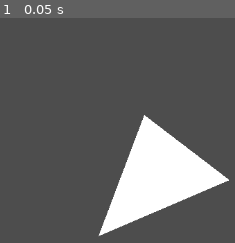
Above: before the commit, frame 1.
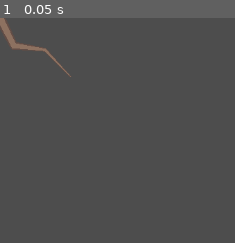
Above: after the commit, the same moment.

Repository: DeanNevan/RootsOfLife
Game: Godot game, scene res://src/test/Test.tscn
Same seed, same stepped clock (60 frames per second), same inputs: the game is played once before the commit and once after it. The project has no main scene, so this scene is started directly.
Inputs:
- Up to frame 1 (0.05 s): no input

The runs differ from the first frame. In frame 1, 14% of the frame differs, in the area x 0-98%, y 0-97%.

Commit message:
在Test.tscn里写画笔功能

Diff:
--- a/src/main/PlantElement/TreeLike/Roots/RootsLine.tscn
+++ b/src/main/PlantElement/TreeLike/Roots/RootsLine.tscn
@@ -1,31 +1,15 @@
-[gd_scene load_steps=5 format=3 uid="uid://dmx5rkb7w3r37"]
+[gd_scene load_steps=3 format=3 uid="uid://dmx5rkb7w3r37"]
 
 [ext_resource type="Script" path="res://src/main/PlantElement/TreeLike/Roots/RootsLine.gd" id="1_leh04"]
 [ext_resource type="PackedScene" uid="uid://cor5raih46oms" path="res://src/main/PlantElement/TreeLike/TreeLikeLine.tscn" id="1_tlcj8"]
 
-[sub_resource type="Curve" id="Curve_gryu4"]
-_data = [Vector2(0, 0.9), 0.0, 0.0, 0, 0, Vector2(0.829146, 0.563636), -0.417483, -0.417483, 0, 0, Vector2(1, 0.145455), -1.9297, 0.0, 0, 0]
-point_count = 3
-
-[sub_resource type="Curve" id="Curve_s1a72"]
-_data = [Vector2(0, 0.9), 0.0, 0.0, 0, 0, Vector2(0.829146, 0.563636), -0.417483, -0.417483, 0, 0, Vector2(1, 0.145455), -1.9297, 0.0, 0, 0]
-point_count = 3
-
 [node name="RootsLine" instance=ExtResource("1_tlcj8")]
 script = ExtResource("1_leh04")
 
-[node name="LineTextureBorder" parent="." index="0"]
-points = PackedVector2Array(27, 108, 277, 160, 274, 3, 450, 75)
-width = 12.0
-width_curve = SubResource("Curve_gryu4")
-default_color = Color(0.384314, 0.301961, 0.27451, 1)
+[node name="LineTexture" parent="." index="0"]
+default_color = Color(0.552941, 0.443137, 0.376471, 1)
 begin_cap_mode = 1
 end_cap_mode = 1
 
-[node name="LineTexture" parent="." index="1"]
-points = PackedVector2Array(27, 108, 277, 160, 274, 3, 450, 75)
-width = 7.0
-width_curve = SubResource("Curve_s1a72")
-default_color = Color(0.552941, 0.443137, 0.376471, 1)
-begin_cap_mode = 1
-end_cap_mode = 1
+[node name="LineTextureBorder" parent="LineTexture" index="0"]
+default_color = Color(0.384314, 0.301961, 0.27451, 1)
--- a/src/main/PlantElement/TreeLike/TreeLike.tscn
+++ b/src/main/PlantElement/TreeLike/TreeLike.tscn
@@ -1,8 +1,7 @@
-[gd_scene load_steps=4 format=3 uid="uid://bvpccon01cm7m"]
+[gd_scene load_steps=3 format=3 uid="uid://bvpccon01cm7m"]
 
 [ext_resource type="PackedScene" uid="uid://b4r2oxwexlac6" path="res://src/main/PlantElement/PlantElement.tscn" id="1_ksa3u"]
 [ext_resource type="Script" path="res://src/main/PlantElement/TreeLike/TreeLike.gd" id="2_ea8lh"]
-[ext_resource type="PackedScene" uid="uid://cor5raih46oms" path="res://src/main/PlantElement/TreeLike/TreeLikeLine.tscn" id="3_7r605"]
 
 [node name="TreeLike" instance=ExtResource("1_ksa3u")]
 script = ExtResource("2_ea8lh")
@@ -12,5 +11,3 @@
 
 [node name="TreeLikeLines" type="Node2D" parent="." index="1"]
 unique_name_in_owner = true
-
-[node name="TreeLikeLine" parent="TreeLikeLines" index="0" instance=ExtResource("3_7r605")]
--- a/src/main/PlantElement/TreeLike/TreeLikeLine.gd
+++ b/src/main/PlantElement/TreeLike/TreeLikeLine.gd
@@ -1,15 +1,22 @@
-extends Node2D
+extends Line2D
 class_name TreeLikeLine
 
-var points := []
+enum Status {
+	BUILDING,
+	NORMAL
+}
+var status : Status = Status.BUILDING
 
 @onready var _SubLines = %SubLines
 @onready var _AreaLine = %AreaLine
 @onready var _LineTexture = %LineTexture
-@onready var _PolygonTexture = %PolygonTexture
+@onready var _LineTextureBorder = %LineTextureBorder
+
+var parent_line : TreeLikeLine
 
 # Called when the node enters the scene tree for the first time.
 func _ready():
+	default_color.a = 0
 	pass # Replace with function body.
 
 
@@ -17,7 +24,32 @@
 func _process(delta):
 	pass
 
-func init_texture_line():
+func set_status(_status : Status):
+	status = _status
+	if status == Status.BUILDING:
+		modulate.a = 0.5
+	elif status == Status.NORMAL:
+		modulate.a = 1
+
+func set_points(_points : PackedVector2Array):
+	points = _points
+	update_line_texture()
+
+func begin_build():
+	set_status(Status.BUILDING)
+	_AreaLine.monitorable = false
+	_AreaLine.monitoring = false
+
+func finish_build():
+	set_status(Status.NORMAL)
+	_AreaLine.monitorable = true
+	_AreaLine.monitoring = true
+	update_line_texture()
+	init_line_area()
+
+func update_line_texture():
+	_LineTexture.points = points
+	_LineTextureBorder.points = points
 	pass
 
 func init_line_area():
@@ -33,6 +65,7 @@
 
 func add_sub_line(sub_line : TreeLikeLine):
 	_SubLines.add_child(sub_line)
+	sub_line.parent_line = self
 
 func get_sub_lines() -> Array:
 	return _SubLines.get_children()
--- a/src/main/PlantElement/TreeLike/TreeLikeLine.tscn
+++ b/src/main/PlantElement/TreeLike/TreeLikeLine.tscn
@@ -1,16 +1,24 @@
-[gd_scene load_steps=3 format=3 uid="uid://cor5raih46oms"]
+[gd_scene load_steps=4 format=3 uid="uid://cor5raih46oms"]
 
 [ext_resource type="Script" path="res://src/main/PlantElement/TreeLike/TreeLikeLine.gd" id="1_oac7p"]
 [ext_resource type="Script" path="res://src/main/utils/DetectArea2D.gd" id="2_0daqk"]
 
+[sub_resource type="Curve" id="Curve_sag5m"]
+_data = [Vector2(0, 1), 0.0, 0.0, 0, 0, Vector2(0.995261, 0.1), 0.0639393, 0.0, 0, 0]
+point_count = 2
+
 [node name="TreeLikeLine" type="Line2D"]
 script = ExtResource("1_oac7p")
 
-[node name="LineTextureBorder" type="Line2D" parent="."]
-unique_name_in_owner = true
-
 [node name="LineTexture" type="Line2D" parent="."]
 unique_name_in_owner = true
+width_curve = SubResource("Curve_sag5m")
+
+[node name="LineTextureBorder" type="Line2D" parent="LineTexture"]
+unique_name_in_owner = true
+show_behind_parent = true
+width = 15.0
+width_curve = SubResource("Curve_sag5m")
 
 [node name="SubLines" type="Node2D" parent="."]
 unique_name_in_owner = true
--- a/src/test/Test.gd
+++ b/src/test/Test.gd
@@ -1,20 +1,71 @@
 extends Node2D
+
+var drawing_line_parent : TreeLikeLine
+var drawing_line : TreeLikeLine
+var is_drawing := false
+
+var areas := []
+var tree_like_lines_shapes := {}
+
+@onready var _AreaMouseDrawer = %AreaMouseDrawer
+
+func _ready():
+	$Roots/TreeLikeLines/RootsLine.finish_build()
+
+func _unhandled_input(event):
+	if event is InputEventMouseButton:
+		if event.button_mask == MOUSE_BUTTON_LEFT:
+			if event.pressed:
+				request_start_draw_roots_line()
+			else:
+				request_stop_draw_roots_line()
 
 # Called every frame. 'delta' is the elapsed time since the previous frame.
 func _process(delta):
+	_AreaMouseDrawer.global_position = get_global_mouse_position()
 	pass
 
+func request_start_draw_roots_line():
+	var closet_distance : float = 999
+	drawing_line_parent = null
+	if is_instance_valid(drawing_line):
+		drawing_line.queue_free()
+	for i in tree_like_lines_shapes:
+		if i is RootsLine:
+			for j in tree_like_lines_shapes[i]:
+				var segment_shape : SegmentShape2D = tree_like_lines_shapes[i][j]
+				var closed_point = Geometry2D.get_closest_point_to_segment(
+					get_global_mouse_position(),
+					segment_shape.a,
+					segment_shape.b
+				)
+	pass
 
-func _on_area_2d_mouse_entered():
-	print("!!!")
+func request_stop_draw_roots_line():
+	pass
+
+func _on_area_mouse_drawer_area_entered(area):
+	areas.append(area)
 	pass # Replace with function body.
 
 
-func _on_area_2d_mouse_exited():
-	print("???")
+func _on_area_mouse_drawer_area_exited(area):
+	areas.erase(area)
 	pass # Replace with function body.
 
 
-func _on_area_2d_area_entered(area):
-	print(area)
+func _on_area_mouse_drawer_area_shape_entered(area_rid, area, area_shape_index, local_shape_index):
+	if area is DetectArea2D:
+		if area.object is TreeLikeLine:
+			if tree_like_lines_shapes.get(area.object) == null:
+				tree_like_lines_shapes[area.object] = []
+			tree_like_lines_shapes[area.object].append(area.get_child(area_shape_index))
 	pass # Replace with function body.
+
+
+func _on_area_mouse_drawer_area_shape_exited(area_rid, area, area_shape_index, local_shape_index):
+	if area is DetectArea2D:
+		if area.object is TreeLikeLine:
+			if tree_like_lines_shapes.get(area.object) != null:
+				tree_like_lines_shapes[area.object].erase(area.get_child(area_shape_index))
+	pass # Replace with function body.
--- a/src/test/Test.tscn
+++ b/src/test/Test.tscn
@@ -1,28 +1,30 @@
-[gd_scene load_steps=4 format=3 uid="uid://cbal8eglc5wnr"]
+[gd_scene load_steps=5 format=3 uid="uid://cbal8eglc5wnr"]
 
 [ext_resource type="Script" path="res://src/test/Test.gd" id="1_ljoxw"]
+[ext_resource type="PackedScene" uid="uid://c3n2y6n7phv8v" path="res://src/main/PlantElement/TreeLike/Roots/Roots.tscn" id="2_wyl0j"]
+[ext_resource type="PackedScene" uid="uid://dmx5rkb7w3r37" path="res://src/main/PlantElement/TreeLike/Roots/RootsLine.tscn" id="3_immfo"]
 
-[sub_resource type="SegmentShape2D" id="SegmentShape2D_sbbde"]
-b = Vector2(133, 165)
-
-[sub_resource type="SegmentShape2D" id="SegmentShape2D_swrjk"]
-b = Vector2(-101, 155)
+[sub_resource type="CircleShape2D" id="CircleShape2D_gcgkk"]
 
 [node name="Test" type="Node2D"]
 script = ExtResource("1_ljoxw")
 
-[node name="Area2D" type="Area2D" parent="."]
+[node name="Roots" parent="." instance=ExtResource("2_wyl0j")]
 
-[node name="CollisionShape2D" type="CollisionShape2D" parent="Area2D"]
-shape = SubResource("SegmentShape2D_sbbde")
+[node name="RootsLine" parent="Roots/TreeLikeLines" index="0" instance=ExtResource("3_immfo")]
+points = PackedVector2Array(0, 0, 20, 40, 65, 46, 102, 85)
 
-[node name="Area2D2" type="Area2D" parent="."]
+[node name="AreaMouseDrawer" type="Area2D" parent="."]
+unique_name_in_owner = true
+position = Vector2(62, 49)
+metadata/_edit_group_ = true
 
-[node name="CollisionShape2D" type="CollisionShape2D" parent="Area2D2"]
-position = Vector2(135, 6)
-shape = SubResource("SegmentShape2D_swrjk")
+[node name="CollisionShape2D" type="CollisionShape2D" parent="AreaMouseDrawer"]
+shape = SubResource("CircleShape2D_gcgkk")
 
-[node name="Polygon2D" type="Polygon2D" parent="."]
-polygon = PackedVector2Array(142, 315, 142, 315, 331, 234, 331, 234, 331, 234, 331, 234, 331, 234, 331, 234, 331, 234, 331, 234, 331, 234, 331, 234, 208, 140, 208, 140, 208, 140, 208, 140, 208, 140, 208, 140, 208, 140, 208, 140, 208, 140, 208, 140)
+[connection signal="area_entered" from="AreaMouseDrawer" to="." method="_on_area_mouse_drawer_area_entered"]
+[connection signal="area_exited" from="AreaMouseDrawer" to="." method="_on_area_mouse_drawer_area_exited"]
+[connection signal="area_shape_entered" from="AreaMouseDrawer" to="." method="_on_area_mouse_drawer_area_shape_entered"]
+[connection signal="area_shape_exited" from="AreaMouseDrawer" to="." method="_on_area_mouse_drawer_area_shape_exited"]
 
-[connection signal="area_entered" from="Area2D" to="." method="_on_area_2d_area_entered"]
+[editable path="Roots"]
